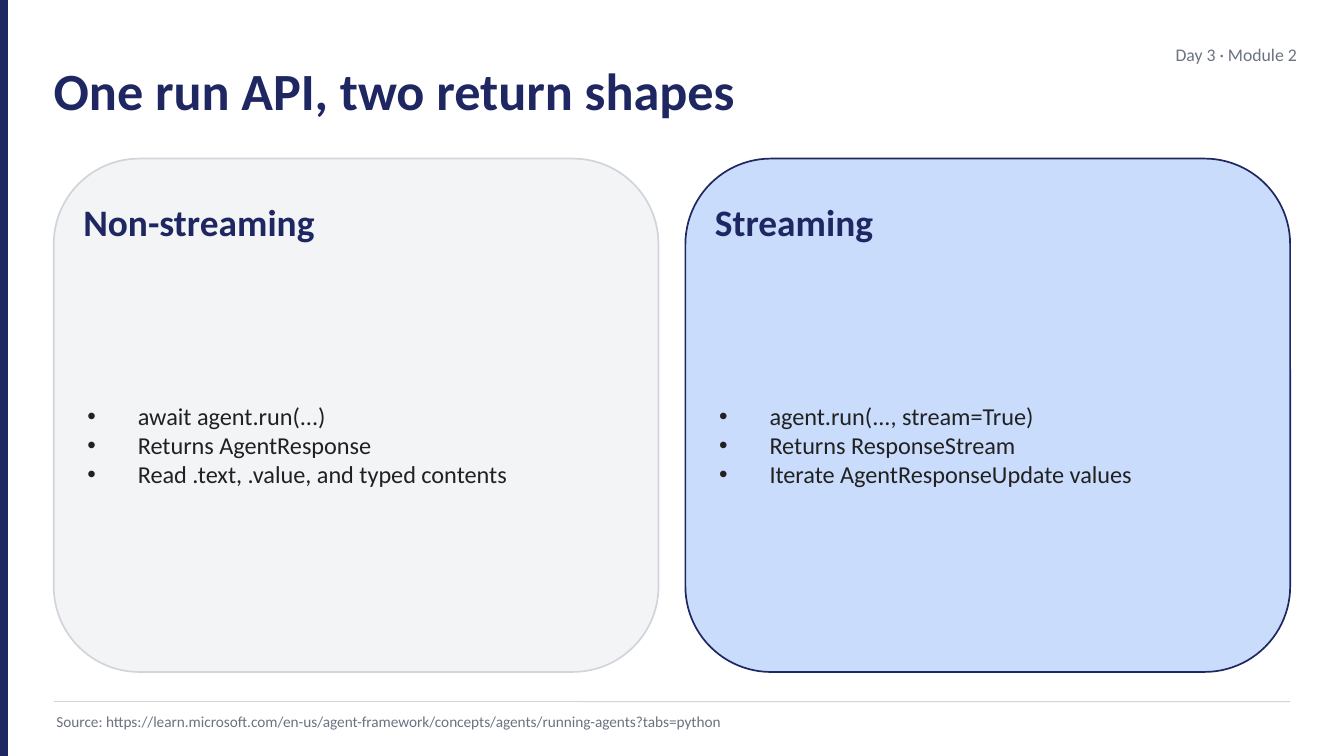
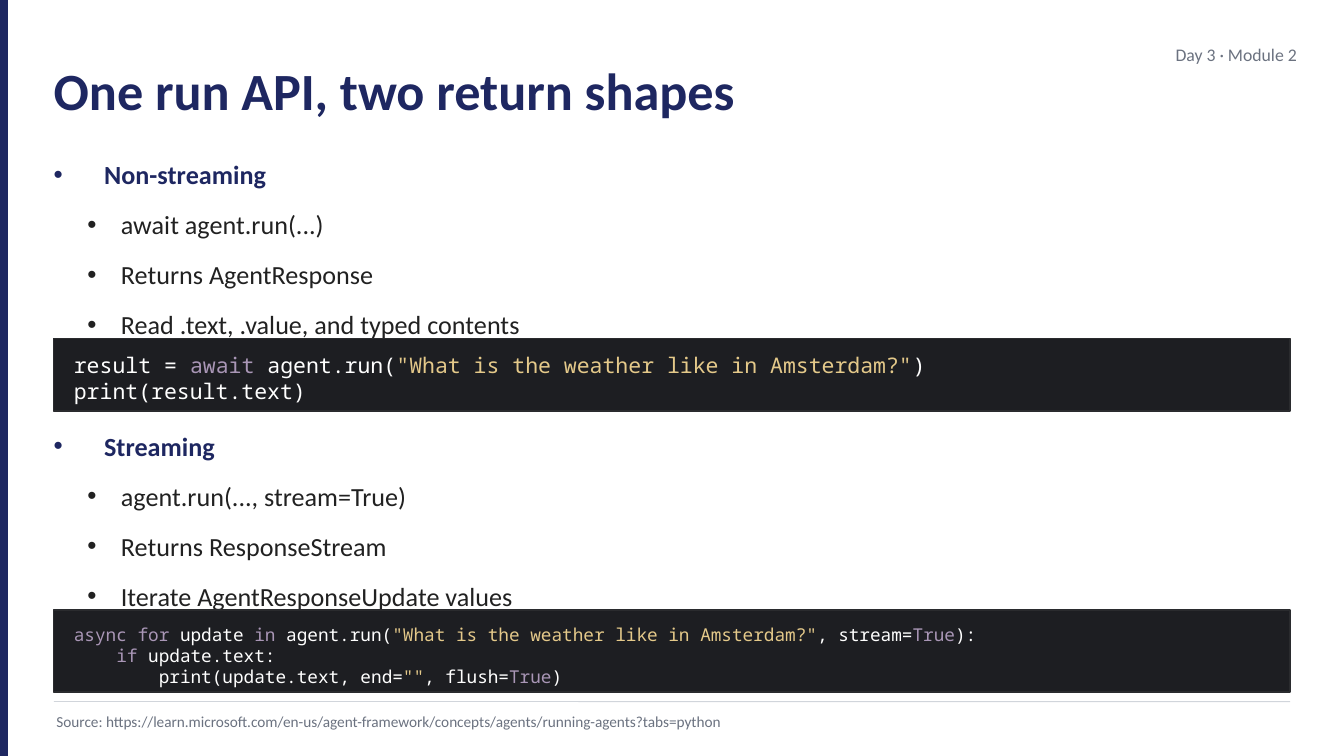
Before and after one commit to JimPiquant/Building-AI-Apps-and-Agents, a slide deck: slide 2 of decks/day3/module-2-streaming-structured.pptx. Drawn at 1344x756 pixels with LibreOffice and Linux fonts; fonts in the diff are those of the drawing. Boxes give left, top, right and bottom in pixels: in the first picture for what was removed or moved away, otherwise in the second. Text is boxed around its words. In the diff, an @@ line names an element or a change of style, - is before the commit and + after.

```diff
--- a/decks/day3/module-2-streaming-structured.pptx
+++ b/decks/day3/module-2-streaming-structured.pptx
@@ text "Non-streaming" at box(104, 165, 519, 341): vertical alignment middle to top @@
@@ text "Non-streaming": place and size @@
-text "Non-streaming" at box(138, 407, 506, 487)
+text "Non-streaming" at box(104, 165, 519, 341)
@@ rounded rectangle removed at box(54, 159, 659, 672) @@
@@ text at box(104, 165, 266, 189): paragraph added @@
+• Non-streaming
@@ rounded rectangle removed at box(685, 159, 1290, 672) @@
@@ text removed at box(83, 210, 314, 243) @@
-Non-streaming
@@ text at box(121, 215, 519, 341): size 13 to 14 pt in "await agent.run(...)", "Returns AgentResponse", "Read .text, .value, and typed contents"; list level 1 to 2 in "await agent.run(...)"; list level 1 to 2 in "Returns AgentResponse"; list level 1 to 2 in "Read .text, .value, and typed ..." @@
@@ text removed at box(715, 210, 873, 243) @@
-Streaming
@@ rectangle added at box(54, 339, 1290, 411), fill #1D1E22, outline #2A2B2E 0.75 pt @@
@@ text added at box(74, 356, 925, 404), 11.5 pt, text #FFFFFF @@
+result = await agent.run("What is the weather like in Amsterdam?")
+print(result.text)
@@ text "Streaming": place and size @@
-text "Streaming" at box(770, 407, 1132, 487)
+text "Streaming" at box(104, 437, 512, 612)
@@ text "Streaming" at box(104, 437, 512, 612): vertical alignment middle to top @@
@@ text at box(104, 437, 215, 461): paragraph added @@
+• Streaming
@@ text at box(121, 487, 512, 612): size 13 to 14 pt in "agent.run(..., stream=True)", "Returns ResponseStream", "Iterate AgentResponseUpdate values"; list level 1 to 2 in "agent.run(..., stream=True)"; list level 1 to 2 in "Returns ResponseStream"; list level 1 to 2 in "Iterate AgentResponseUpdate values" @@
@@ rectangle added at box(54, 610, 1290, 692), fill #1D1E22, outline #2A2B2E 0.75 pt @@
@@ text added at box(74, 627, 976, 688), 9.5 pt, text #FFFFFF @@
+async for update in agent.run("What is the weather like in Amsterdam?", stream=True):
+if update.text:
+print(update.text, end="", flush=True)
```
Also in this commit, not shown: 8 other slides changed, 2 slides removed, 28 other files.
